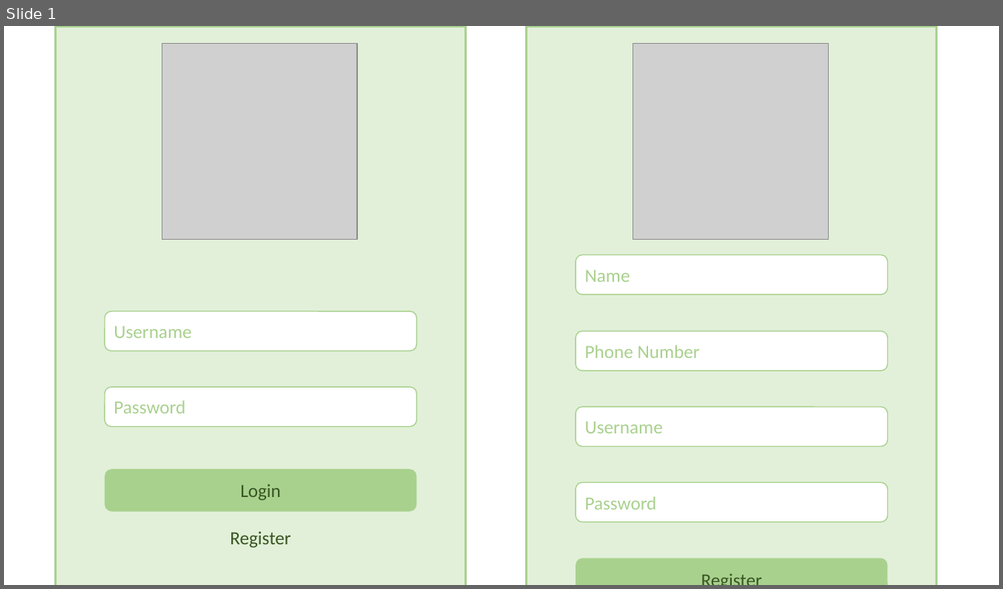
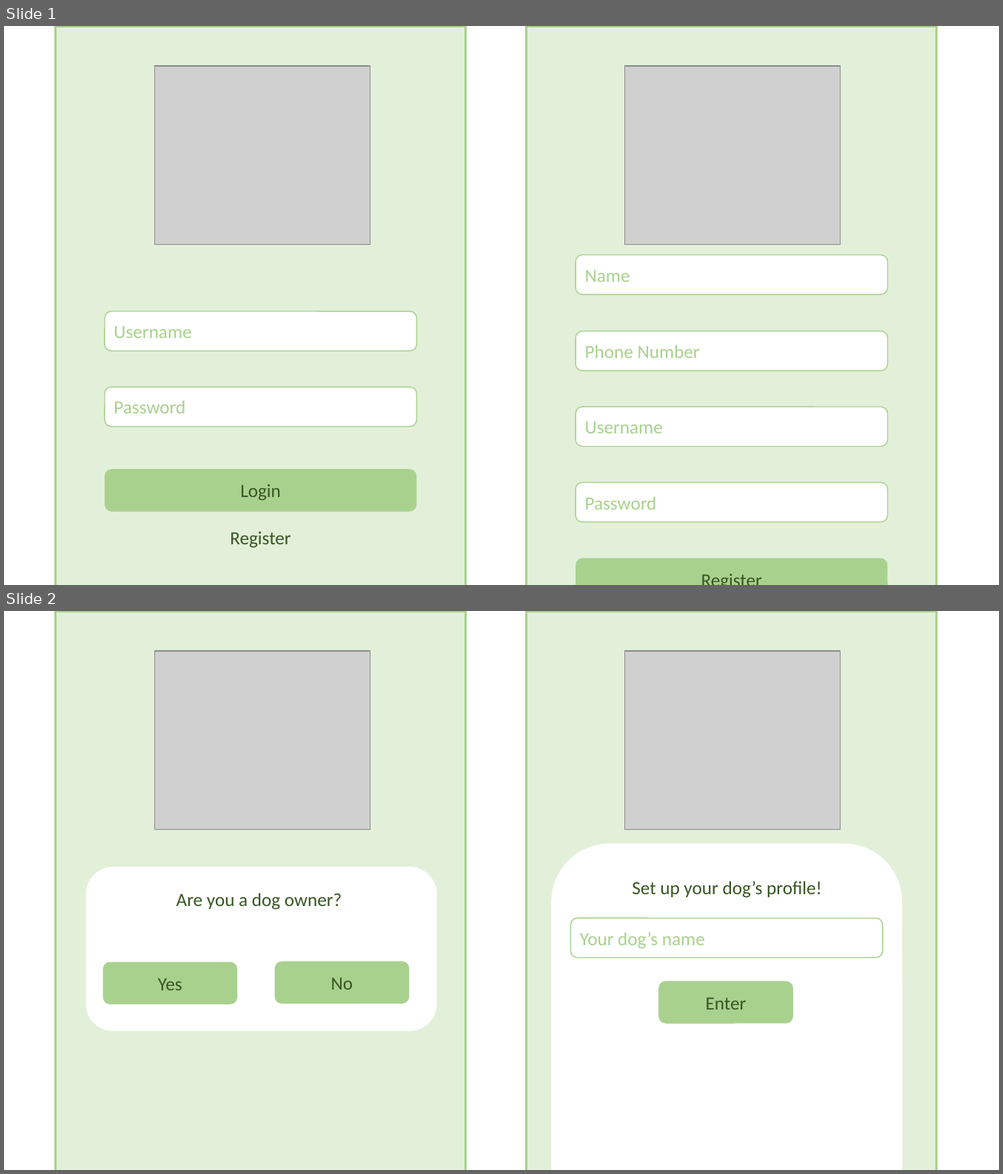
Before and after one commit to chocofied/PetMyPet, a slide deck: Presentation1.pptx. Shown one above the other, each under a label of ours: slide 1 before the commit, slides 1 and 2 after it. The pictures are 1003x589 and 1003x1174 pixels, drawn with LibreOffice and Linux fonts; fonts in the diff are those of the drawing; grey boxes stand for pictures. Boxes give left, top, right and bottom in pixels: in the first picture for what was removed or moved away, otherwise in the second. Text is boxed around its words. In the diff, an @@ line names an element or a change of style, - is before the commit and + after.

Commit message:
dog owner registration

```diff
--- a/Presentation1.pptx
+++ b/Presentation1.pptx
@@ slide 2 added at (4, 611, 999, 1170), background #FFFFFF @@
@@ rectangle added at (56, 611, 466, 1170), fill #E2F0D9, outline #A9D18E 2.25 pt @@
@@ rectangle added at (526, 611, 936, 1170), fill #E2F0D9, outline #A9D18E 2.25 pt @@
@@ picture added at (155, 651, 370, 829) @@
@@ picture added at (625, 651, 839, 829) @@
@@ rounded rectangle added at (551, 844, 902, 1170), fill #FFFFFF @@
@@ rounded rectangle added at (86, 867, 437, 1032), fill #FFFFFF @@
@@ text added at (176, 893, 341, 910), 18 pt, text #385723 @@
+Are you a dog owner?
@@ text added at (632, 881, 822, 898), 18 pt, text #385723 @@
+Set up your dog’s profile!
@@ rounded rectangle added at (570, 918, 882, 958), fill #FFFFFF, outline #A9D18E 1 pt, 18 pt, text #A9D18E @@
+Your dog’s name
@@ rounded rectangle added at (103, 963, 238, 1005), fill #A9D18E, 18 pt, text #385723 @@
+Yes
@@ rounded rectangle added at (275, 962, 409, 1004), fill #A9D18E, 18 pt, text #385723 @@
+No
@@ rounded rectangle added at (658, 981, 793, 1024), fill #A9D18E, 18 pt, text #385723 @@
+Enter
@@ slide 1 changed as well @@
@@ picture: place and size @@
-picture at (162, 44, 357, 240)
+picture at (155, 66, 370, 244)
@@ picture: place and size @@
-picture at (633, 44, 828, 240)
+picture at (625, 66, 839, 244)
```
Also in this commit, not shown: 1 other slide added, 1 slide removed.
